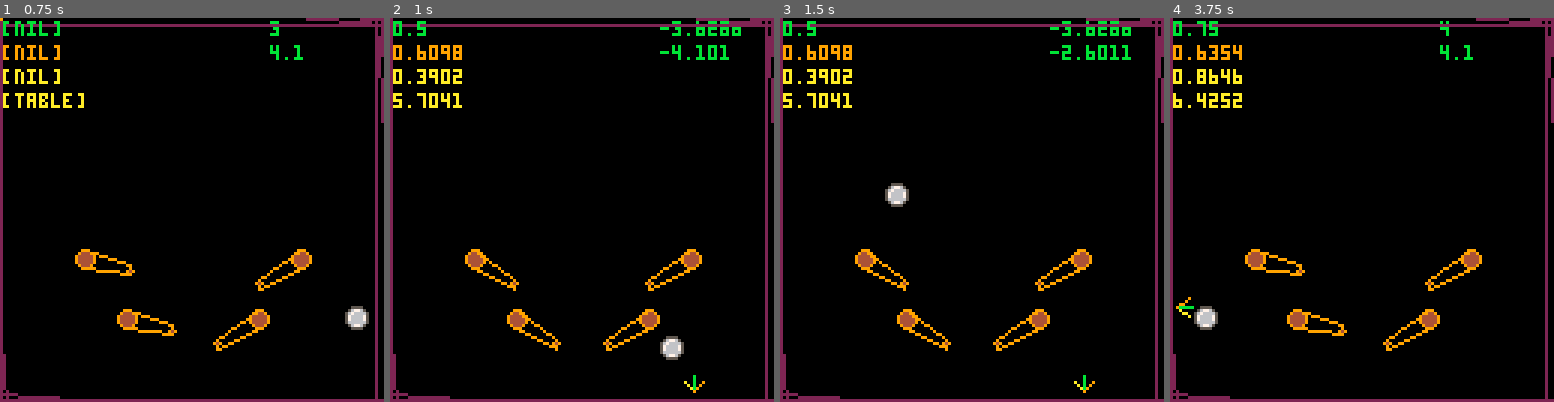
Above: before the commit, frames 1-4 (left to right).
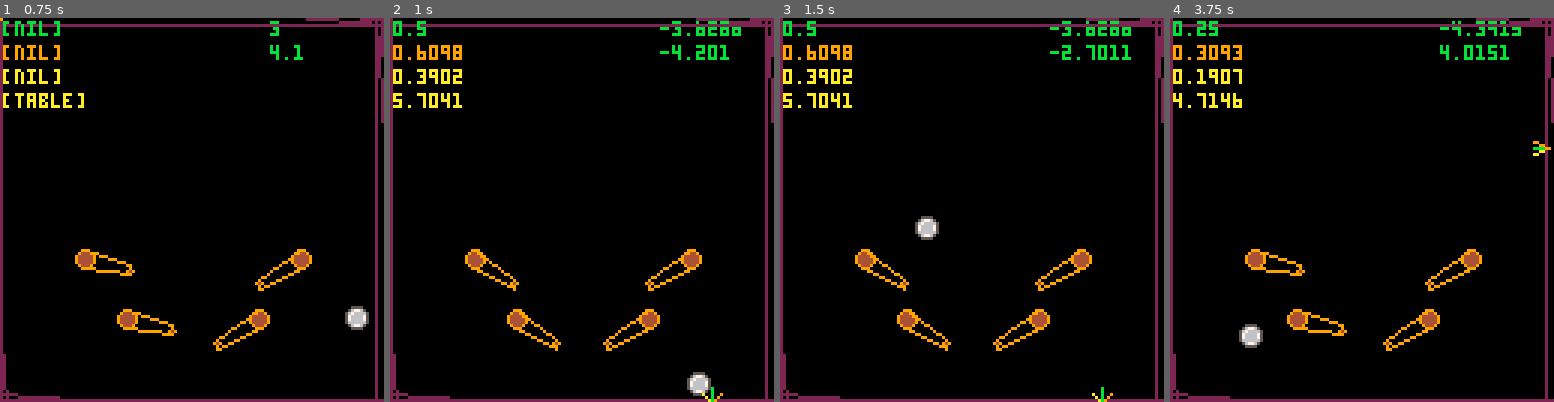
Above: after the commit, the same moments.

Repository: lkingsford/pico8-projects
Game: PICO-8 cartridge pinball1.p8
The game is run twice, just before and just after one commit, with the same random seed, the same clock (stepped at 60 frames per second) and the same inputs.
Inputs:
- Up to frame 1 (0.75 s): tap X (X key) at 0.33 s; tap O (Z key) at 0.7 s
- Up to frame 2 (1 s): no input
- Up to frame 3 (1.5 s): tap X (X key) at 1.07 s
- Up to frame 4 (3.75 s): hold Right 1.6-2.1 s; tap O (Z key) every 0.4 s from 1.7 to 3.7 s; tap X (X key) at 1.85, 2.97 s; hold Up 2.15-2.42 s; hold Right 2.47-3.03 s; hold Left 3.08-3.58 s; hold Down from 3.63 s (still down)

Frame 1 is identical in both runs. In frame 2, 0.7% of the frame differs, in the area x 70-87%, y 7-100%; in frame 3, 0.8%; in frame 4, 1.8%, in the area x 0-100%, y 0-86%.

Commit message:
Bounding box exclusion in collide

Diff:
--- a/pinball1.p8
+++ b/pinball1.p8
@@ -236,13 +234,16 @@
 
 function collides(i, ball)
 	--l = 0
-	local xcoords = {3,2,0,-3,-2,0,-2}
-	local ycoords = {0,2,3,0,-2,-3,2}
+	local xcoords = {1, 4, 6, 7, 6, 4, 1, 0}
+	local ycoords = {1, 0, 1, 4, 6, 7, 6, 4}
+	if ((ball.y>i.x1)and(ball.x>i.x2)and(ball.x>i.x3))or((ball.x<i.x1)and(ball.x<i.x2)and(ball.x<i.x3))or((ball.y>i.y1)and(ball.y>i.y2)and(ball.y>i.y3))or((ball.y<i.y1)and(ball.y<i.y2)and(ball.y<i.y3)) then
+		return false
+	end
 	for k = 1, count(xcoords) do
 		local d = ceil(distance(0, 0, ball.dx, ball.dy)) * 2
 		for j=0,d do
-			ball_x = ball.x - j*ball.dx/d + xcoords[k]
-			ball_y = ball.y - j*ball.dy/d + ycoords[k]
+			ball_x = ball.x - j*ball.dx/d + xcoords[k] - 4
+			ball_y = ball.y - j*ball.dy/d + ycoords[k] - 4
 			--l += 1
 			if in_tri(i.x1, i.y1, i.x2, i.y2, i.x3, i.y3, ball_x, ball_y) then
 				--printh('^^ hit')
